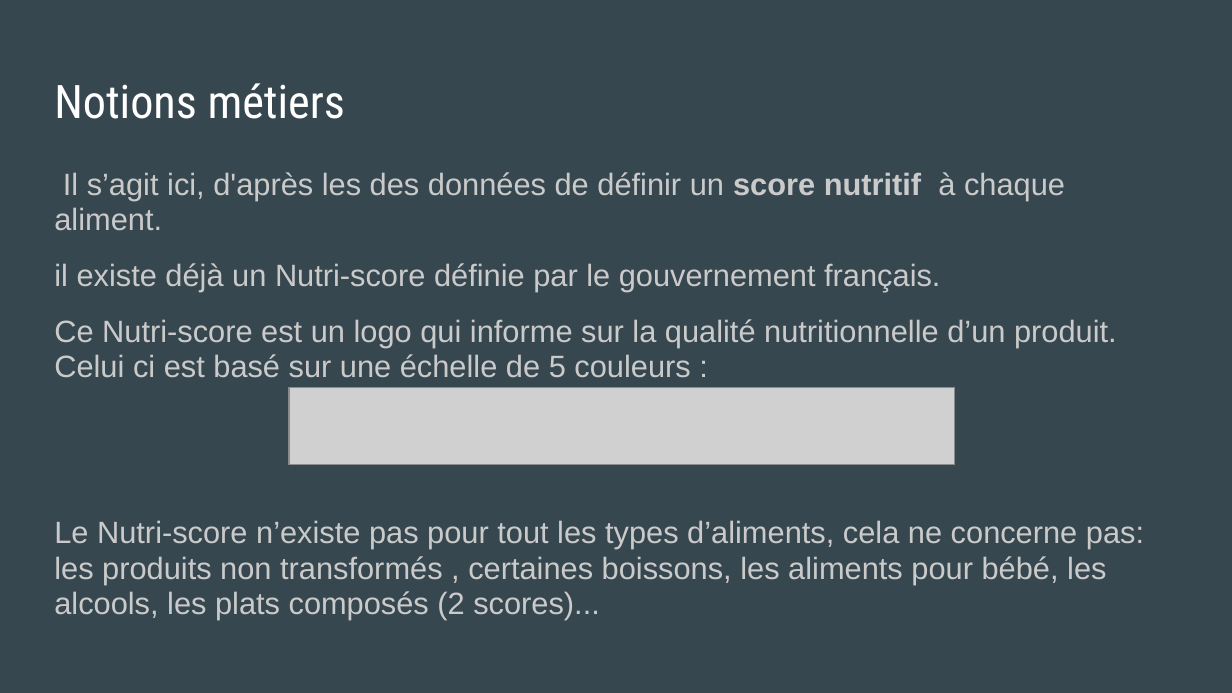
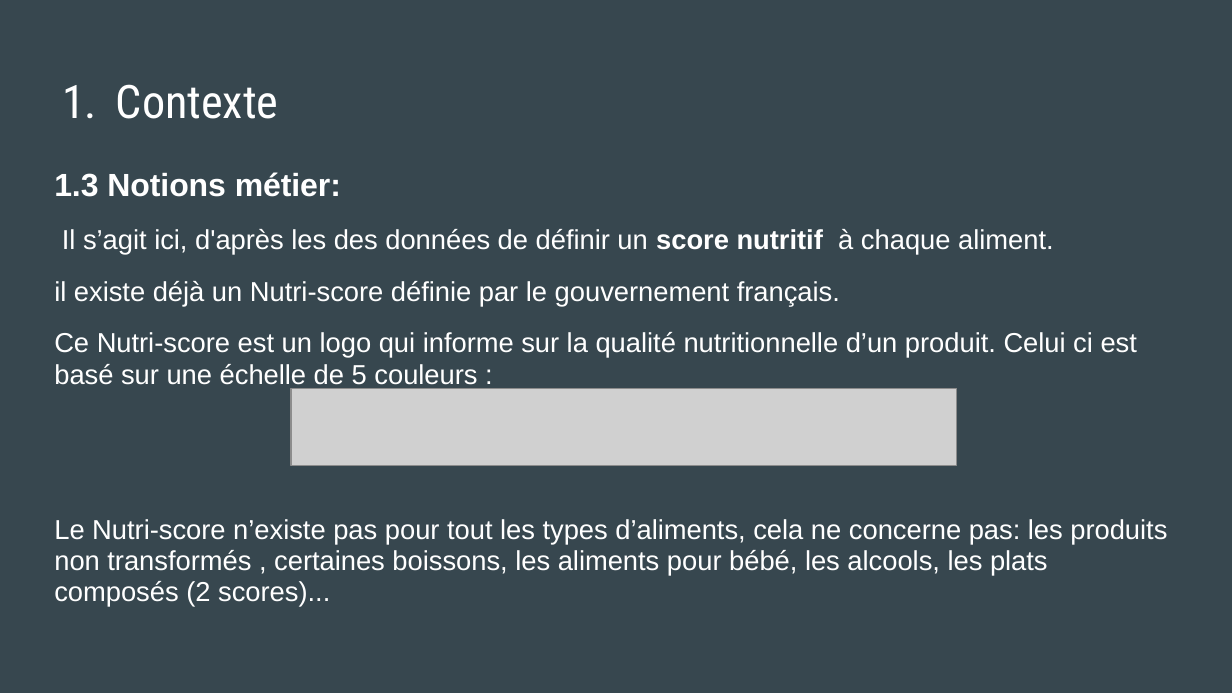
Before and after one commit to MarieDeSmedt/FoodFlix, a slide deck: slide 5 of FOODFLIX.pptx (slide 3 before the commit). Drawn at 1232x693 pixels with LibreOffice and Linux fonts; fonts in the diff are those of the drawing; grey boxes stand for pictures. Boxes give left, top, right and bottom in pixels: in the first picture for what was removed or moved away, otherwise in the second. Text is boxed around its words. In the diff, an @@ line names an element or a change of style, - is before the commit and + after.

```diff
--- a/FOODFLIX.pptx
+++ b/FOODFLIX.pptx
@@ title at bbox=[116, 84, 279, 119]: text changed @@
-Notions métiers
+1. Contexte
@@ text at bbox=[54, 172, 341, 197]: paragraph added @@
+1.3 Notions métier:
@@ text at bbox=[54, 229, 1167, 607]: size 18 to 16 pt, text colour #CACACA to #FFFFFF; more space between paragraphs; less space between paragraphs @@
```
Also in this commit, not shown: 3 other slides changed, 6 slides added, 4 slides removed.
